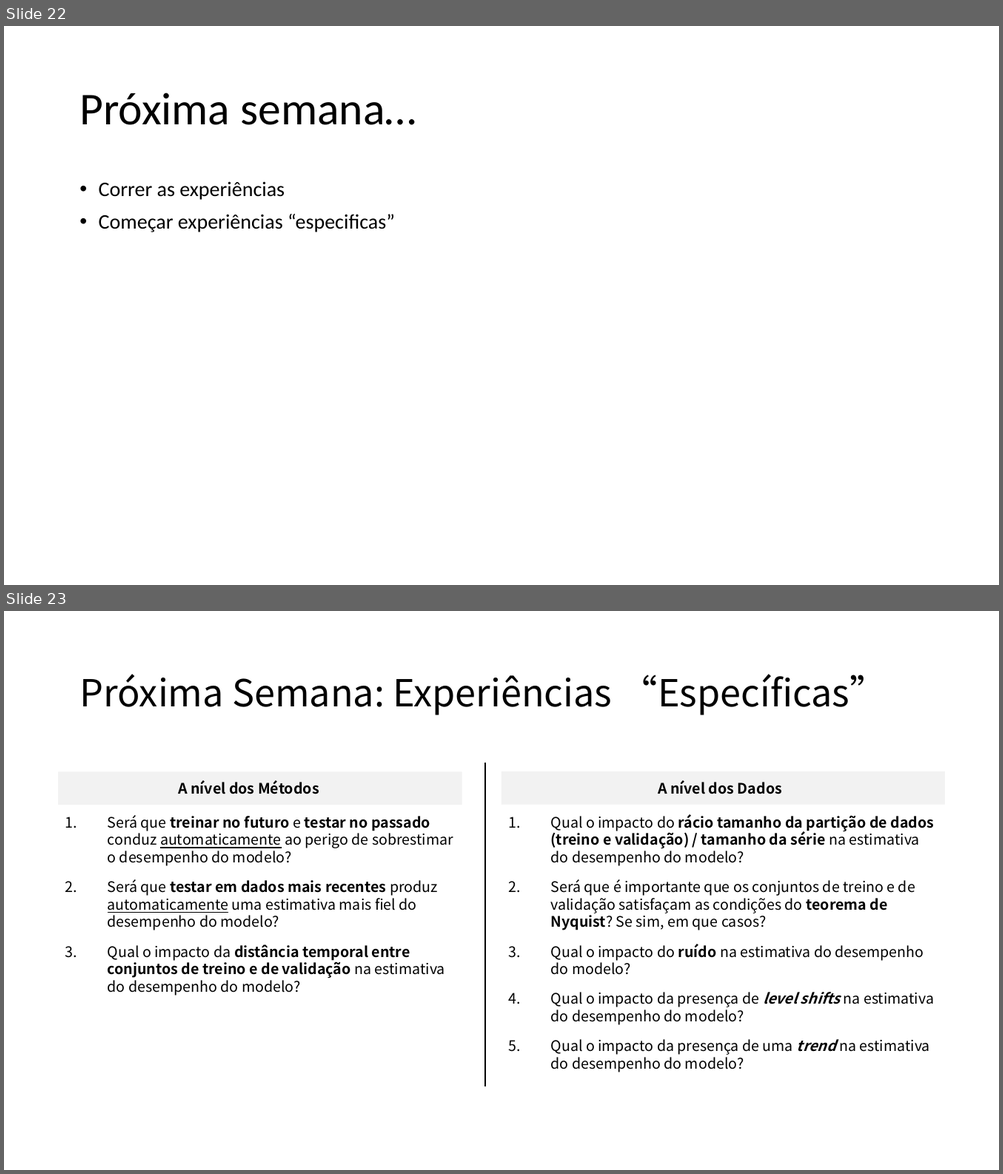
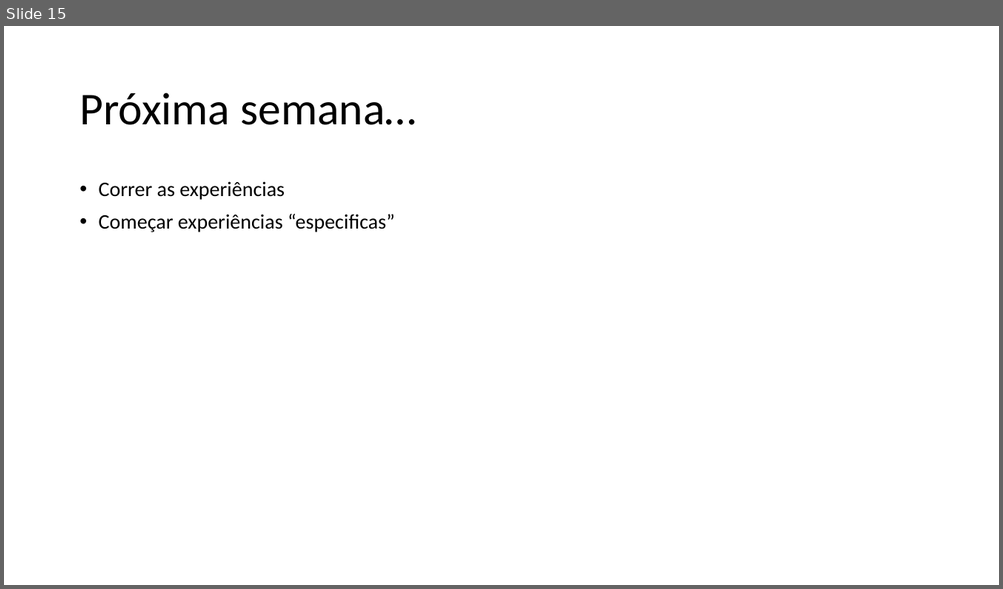
Before and after one commit to MiguelLoureiro98/timecave, a slide deck: papers/.ppt/TimeSeriesCV_31052024.pptx. Shown one above the other, each under a label of ours: slides 22 and 23 before the commit, slide 15 after it. The pictures are 1003x1174 and 1003x589 pixels, drawn with LibreOffice and Linux fonts; fonts in the diff are those of the drawing. Boxes give left, top, right and bottom in pixels: in the first picture for what was removed or moved away, otherwise in the second. Text is boxed around its words. In the diff, an @@ line names an element or a change of style, - is before the commit and + after.

```diff
--- a/papers/.ppt/TimeSeriesCV_31052024.pptx
+++ b/papers/.ppt/TimeSeriesCV_31052024.pptx
@@ slide 23 removed at <box>4,611,999,1170</box>, background #FFFFFF @@
@@ title removed at <box>79,674,887,715</box> @@
-Próxima Semana: Experiências “Específicas”
@@ line removed from (485, 763) to (485, 1086) @@
@@ rectangle removed at <box>58,772,461,805</box> @@
@@ text removed at <box>178,780,319,795</box> @@
-A nível dos Métodos
@@ rectangle removed at <box>502,772,945,804</box> @@
@@ text removed at <box>657,780,782,795</box> @@
-A nível dos Dados
@@ text removed at <box>108,815,453,996</box> @@
-1. Será que treinar no futuro e testar no passado conduz automaticamente ao perigo de sobrestimar o desempenho do modelo?
-2. Será que testar em dados mais recentes produz automaticamente uma estimativa mais fiel do desempenho do modelo?
-3. Qual o impacto da distância temporal entre conjuntos de treino e de validação na estimativa do desempenho do modelo?
@@ text removed at <box>551,815,934,1073</box> @@
-1. Qual o impacto do rácio tamanho da partição de dados (treino e validação) / tamanho da série na estimativa do desempenho do modelo?
-2. Será que é importante que os conjuntos de treino e de validação satisfaçam as condições do teorema de Nyquist? Se sim, em que casos?
-3. Qual o impacto do ruído na estimativa do desempenho do modelo?
-4. Qual o impacto da presença de level shifts na estimativa do desempenho do modelo?
-5. Qual o impacto da presença de uma trend na estimativa do desempenho do modelo?
@@ what was slide 22 is now slide 15 @@
```
Also in this commit, not shown: 5 slides changed, 8 slides added, 15 other slides removed, 1 other file.
